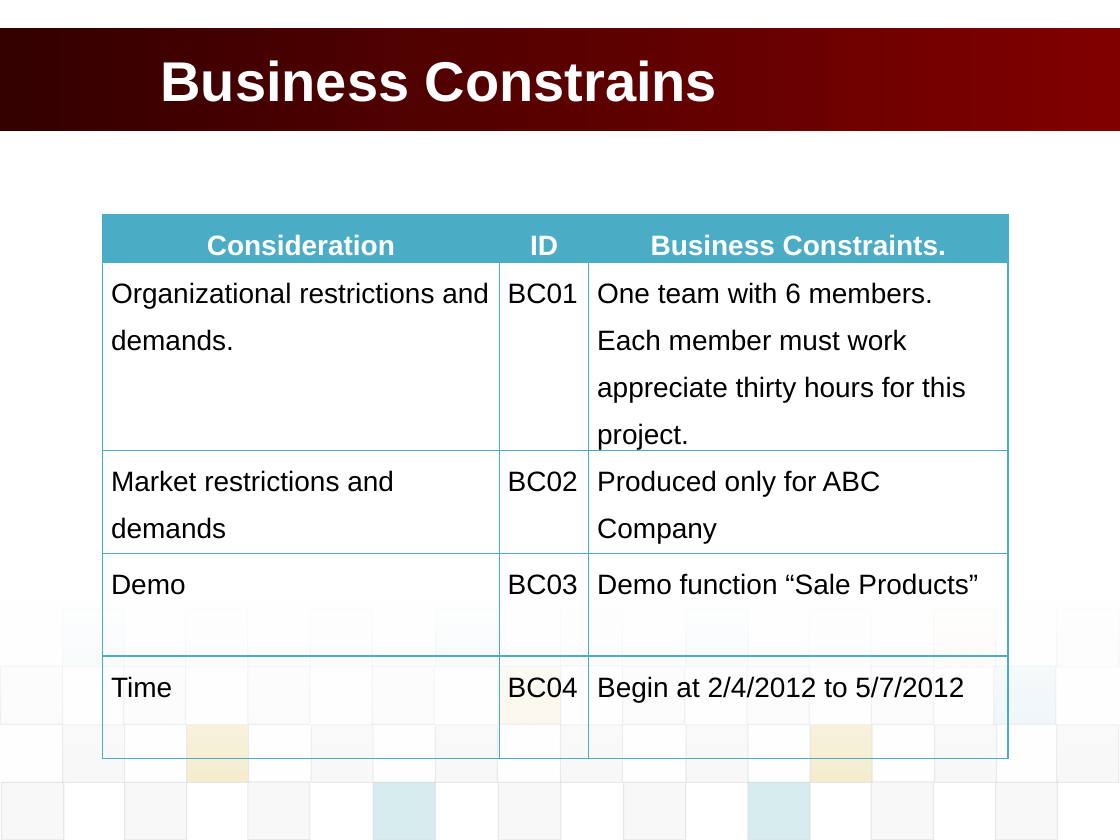
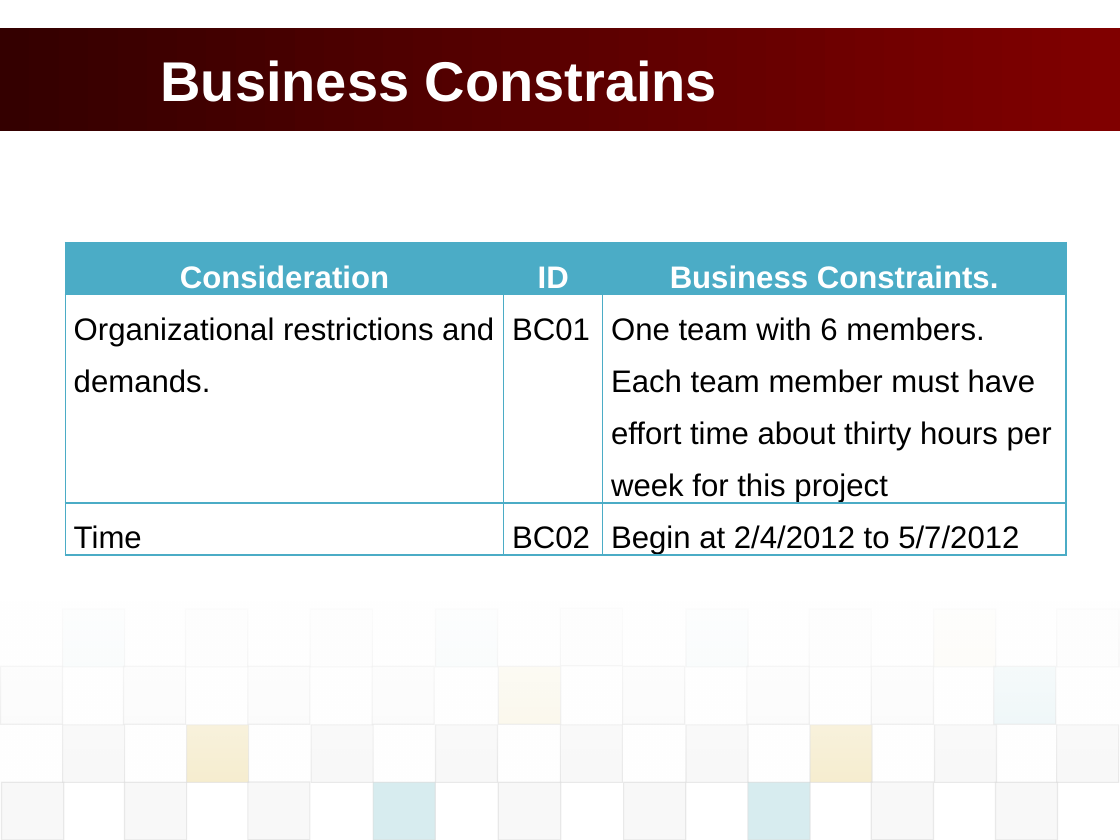
Before and after one commit to vucongthuc/hit-team-2012, a slide deck: slide 12 of Architect and Design/Final Project/K15T2_Team2_FinalProject/POS_Presentation/POS_PresentationSlide.pptx. Drawn at 1120x840 pixels with LibreOffice and Linux fonts; fonts in the diff are those of the drawing; background and template pictures are left out. Boxes give left, top, right and bottom in pixels: in the first picture for what was removed or moved away, otherwise in the second. Text is boxed around its words. In the diff, an @@ line names an element or a change of style, - is before the commit and + after.

```diff
--- a/Architect and Design/Final Project/K15T2_Team2_FinalProject/POS_Presentation/POS_PresentationSlide.pptx
+++ b/Architect and Design/Final Project/K15T2_Team2_FinalProject/POS_Presentation/POS_PresentationSlide.pptx
@@ table at box(65, 243, 1065, 579) @@
-row 2: Organizational restrictions and demands. | BC01 | One team with 6 members. Each member must work appreciate thirty hours for this project.
-row 3: Market restrictions and demands | BC02 | Produced only for ABC Company
-row 4: Demo | BC03 | Demo function “Sale Products”
-row 5: Time | BC04 | Begin at 2/4/2012 to 5/7/2012
+row 2: Organizational restrictions and demands. | BC01 | One team with 6 members. Each team member must have effort time about thirty hours per week for this project
+row 3: Time | BC02 | Begin at 2/4/2012 to 5/7/2012
@@ table: place and size @@
-table at box(103, 215, 1008, 775)
+table at box(65, 243, 1065, 579)
```
Also in this commit, not shown: 8 other slides changed, 5 other files.
